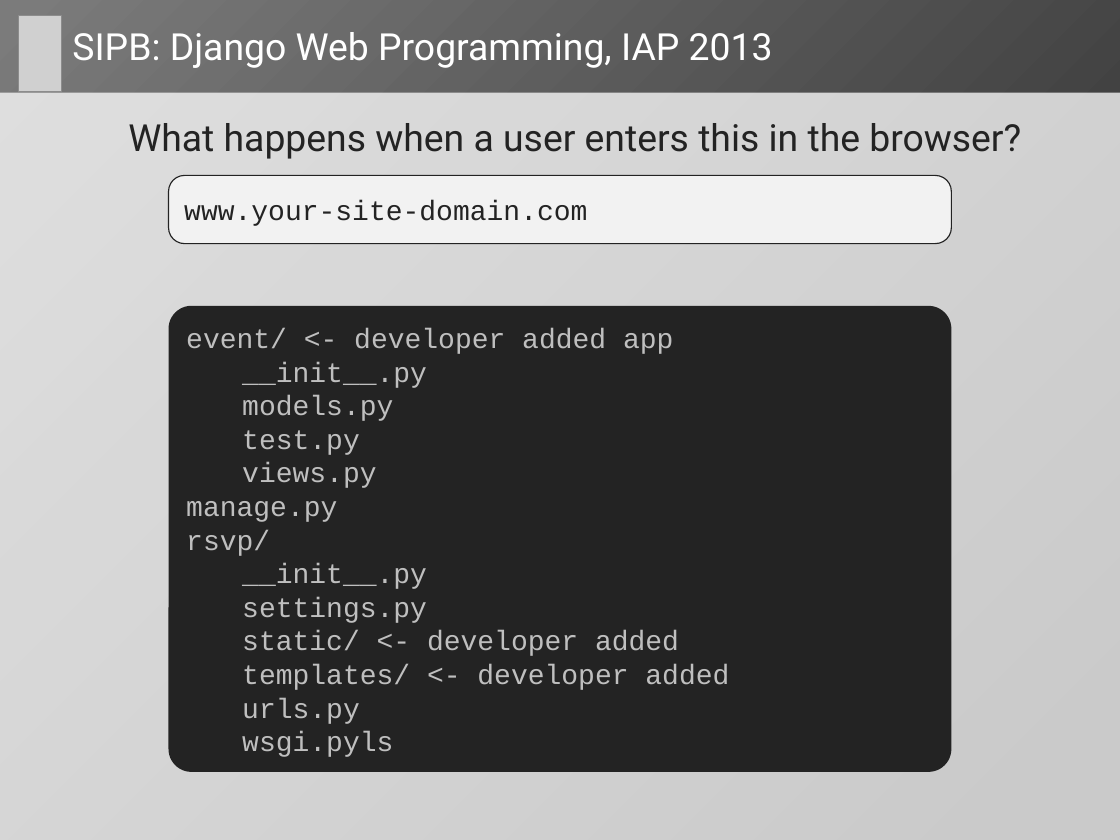
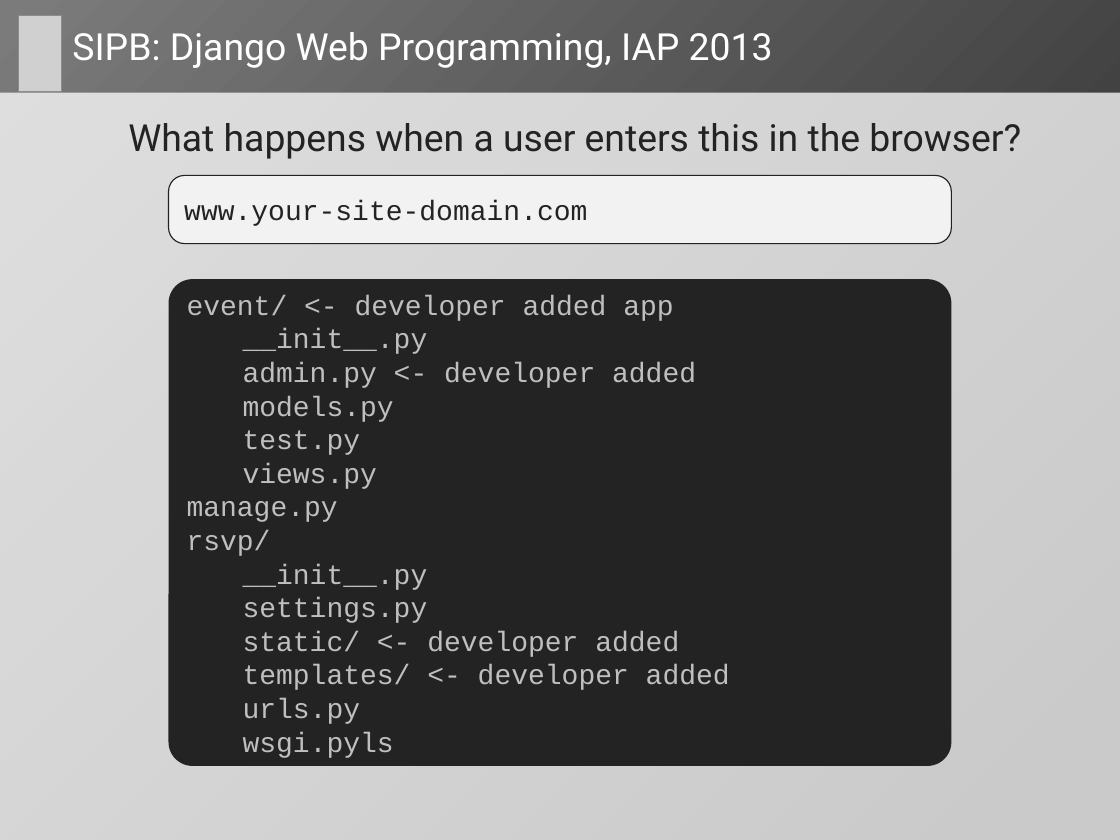
Before and after one commit to dlukeomalley/SIPB_django_class, a slide deck: slide 26 of slides/django_slides.pptx (slide 24 before the commit). Drawn at 1120x840 pixels with LibreOffice and Linux fonts; fonts in the diff are those of the drawing; grey boxes stand for pictures. Boxes give left, top, right and bottom in pixels: in the first picture for what was removed or moved away, otherwise in the second. Text is boxed around its words. In the diff, an @@ line names an element or a change of style, - is before the commit and + after.

Commit message:
fixed admin page for students to login

```diff
--- a/slides/django_slides.pptx
+++ b/slides/django_slides.pptx
@@ rounded rectangle "event/ <- developer added app": place and size @@
-rounded rectangle "event/ <- developer added app" at <box>169,306,952,772</box>
+rounded rectangle "event/ <- developer added app" at <box>169,279,952,766</box>
@@ text in rounded rectangle at <box>243,362,696,388</box>: paragraph added @@
+admin.py <- developer added
```
Also in this commit, not shown: 15 other slides changed, 9 slides added, 1 slide removed, 3 other files.
